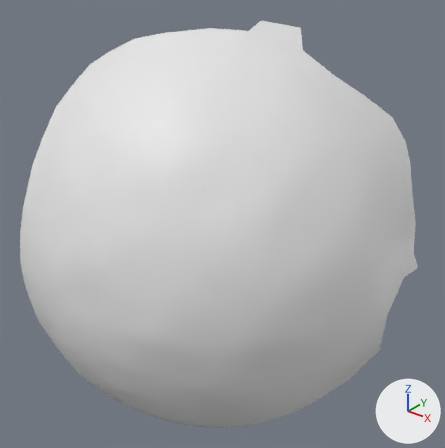
A saved change to the OBJ model res/final/onecam_fullvolume/07/cleanedup/FullVolium.000383.obj.
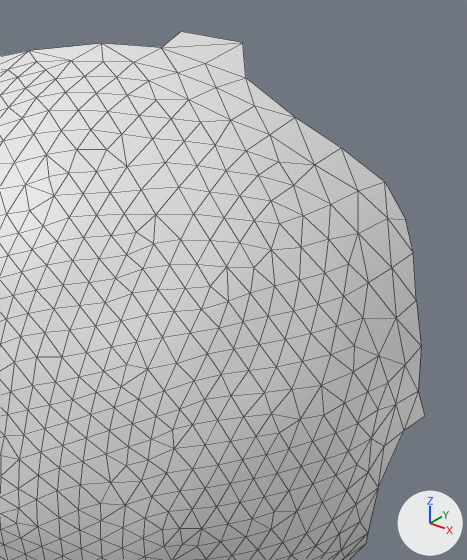
There are two pictures of each version: one whole from a 50 mm camera at (-451.3, -60.4, 577.3) aimed at (-573.4, 92.2, 482.7), one close up on the part from 33% to 100% of the width and 0% to 80% of the height. The lights are fixed; the arrows at lower right show +X, +Y and +Z. The close-ups show mesh edges as thin lines. Where no turn or scale is listed for an object, it has been applied to the vertices.

Objects in the first close-up: 'FullVolium.000383'.
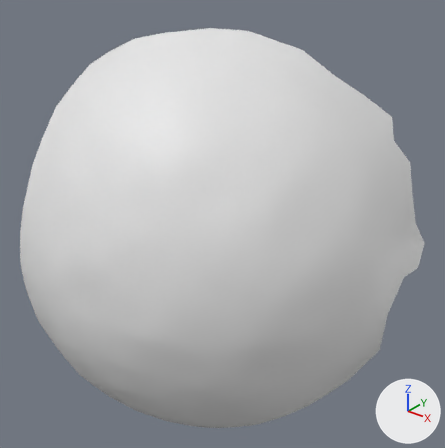
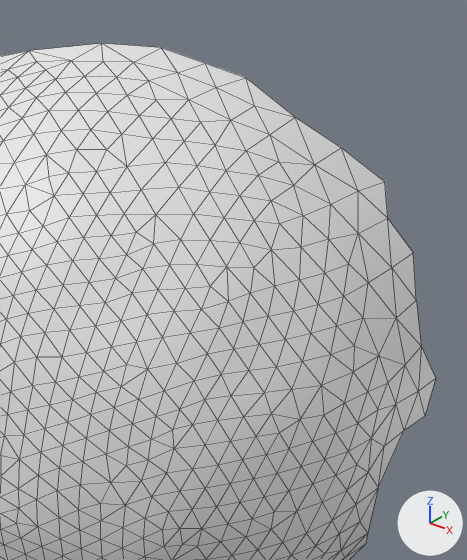
Boxes (x1, y1, x2, y2) around the edits, measured in the close-ups (467 x 560 px):
'FullVolium.000383', reshaped: before (0, 32, 425, 560); after (0, 43, 436, 560)
part 1 of me_fullvolium_000383, deleted: before (385, 183, 413, 252)
part 2 of me_fullvolium_000383, deleted: before (161, 32, 246, 77)
part 3 of me_fullvolium_000383, added: after (418, 346, 436, 415)

The edits, one by one:
me_fullvolium_000383 has 943 vertices, 1835 faces and spans x -627.0..-515.0, y 36.0..136.0, z 392.0..547.0.
me_fullvolium_000383 is used by ob_fullvolium_000383; location (0.0, 0.0, 0.0).
Verts and faces of me_fullvolium_000383; kept vertices keep their numbers, new ones are numbered from 943.
Before the commit, vertices of me_fullvolium_000383: 882 (-529.0, 128.0, 513.0) at pixel (387, 218), 883 (-525.0, 133.0, 505.0) at pixel (413, 252), 901 (-534.0, 135.0, 519.0) at pixel (384, 181), 930 (-528.0, 135.0, 511.0) at pixel (405, 219).
Before the commit, vertices of me_fullvolium_000383: 915 (-577.0, 111.0, 546.0) at pixel (161, 47), 923 (-568.0, 113.0, 543.0) at pixel (205, 63), 925 (-561.0, 118.0, 540.0) at pixel (245, 77), 941 (-573.0, 136.0, 544.0) at pixel (242, 42), 942 (-583.0, 126.0, 547.0) at pixel (180, 31).
Before the commit, vertices of me_fullvolium_000383: 921 (-517.0, 126.0, 487.0) at pixel (421, 346), 922 (-516.0, 123.0, 478.0) at pixel (418, 391), 934 (-515.0, 128.0, 470.0) at pixel (424, 416).
Part 1, on me_fullvolium_000383:
Vertices deleted: 930 (with the faces that use them).
Part 2, on me_fullvolium_000383:
Vertices deleted: 941, 942 (with the faces that use them).
Part 3, on me_fullvolium_000383:
New vertex 943 is at (-515.0, 132.0, 478.0), pixel (435, 378).
New faces: (922, 934, 943), (921, 922, 943).
